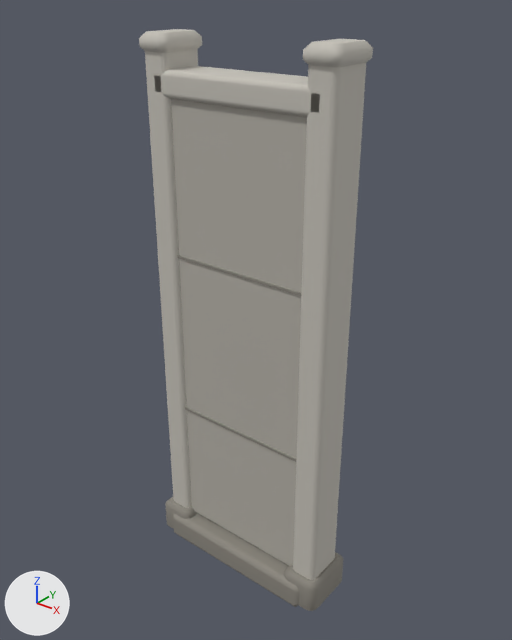
Two versions of the glTF model navigateur/export/unity/barriere_beton.glb, one commit apart.
The view is the same before and after, from a camera (50 mm lens) standing at (1.121, -1.37, 1.705) and looking at (0.001, 0.03, 0.837). The axes (+X, +Y, +Z) are drawn at lower left. The lights are the same throughout. The older version comes first. Vertices at exactly the same position are counted once.

Objects in the first picture: 'barriere_beton_cl.012', 'barriere_beton_cl_clair.012', 'barriere_beton_cl_sombre.012', 'poteau_d_beton_cl_clair.012', 'poteau_d_beton_cl_sombre.012', 'poteau_g_beton_cl_clair.012' and 1 more.
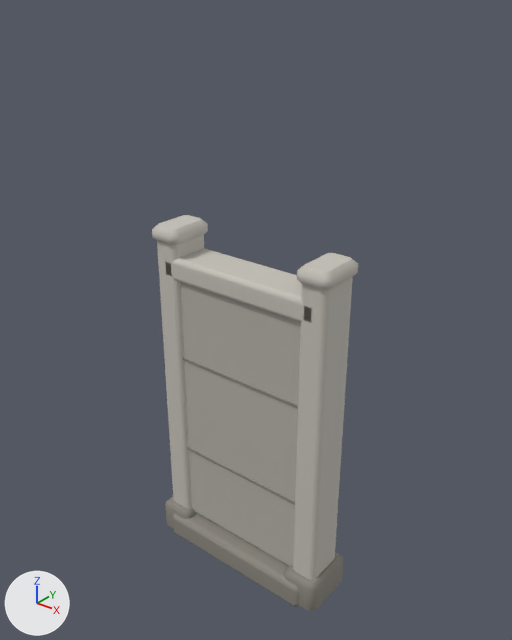
Boxes (x1, y1, x2, y2) around the edits, measured in the pictures (512 x 640 px):
'barriere_beton_cl.012', reshaped (11% narrower, 39% shorter): before (171, 99, 307, 566); after (180, 282, 301, 566)
'poteau_d_beton_cl_clair.012', mesh rescaled (19% narrower, 39% shorter): before (293, 39, 373, 580); after (293, 253, 358, 580)
'poteau_g_beton_cl_clair.012', mesh rescaled (11% narrower, 39% shorter): before (139, 29, 202, 508); after (152, 215, 208, 508)
'barriere_beton_cl_clair.012', moved: before (154, 66, 320, 117); after (166, 248, 312, 322)

The edits, one by one:
me_barriere_beton_cl_014 is used by ob_barriere_beton_cl_012; location (0.0, 0.0, 0.0).
me_barriere_beton_cl_014 had 96 vertices, 188 faces and spanned x -0.26..0.26, y -0.05..0.05, z 0.09..1.475.
me_barriere_beton_cl_014 now has 96 vertices, 188 faces and spans x -0.26..0.26, y -0.05..0.05, z 0.09..0.975.
me_barriere_beton_cl_014 part 1: all 48 vertices in x -0.26..0.26, y -0.05..0.05, z 1.465..1.475 are moved by (0.0, 0.0, -0.5).
me_barriere_beton_cl_clair_014 is used by ob_barriere_beton_cl_clair_012; location (0.0, 0.0, 0.0).
me_barriere_beton_cl_clair_014 had 96 vertices, 188 faces and spanned x -0.26..0.26, y -0.065..0.065, z 1.425..1.495.
me_barriere_beton_cl_clair_014 now has 96 vertices, 188 faces and spans x -0.26..0.26, y -0.065..0.065, z 0.925..0.995.
me_barriere_beton_cl_clair_014 part 2: the whole mesh is moved by (0.0, 0.0, -0.5).
me_poteau_d_beton_cl_clair_014 is used by ob_poteau_d_beton_cl_clair_012; location (0.0, 0.0, 0.0).
me_poteau_d_beton_cl_clair_014 had 192 vertices, 376 faces and spanned x 0.2..0.3, y -0.08..0.08, z 0.05..1.58.
me_poteau_d_beton_cl_clair_014 now has 192 vertices, 376 faces and spans x 0.2..0.3, y -0.08..0.08, z 0.05..1.08.
me_poteau_d_beton_cl_clair_014 part 3: the whole mesh is scaled about its middle by (1, 1, 0.666), then moved by (0.0, 0.0, -0.25).
me_poteau_g_beton_cl_clair_014 is used by ob_poteau_g_beton_cl_clair_012; location (0.0, 0.0, 0.0).
me_poteau_g_beton_cl_clair_014 had 192 vertices, 376 faces and spanned x -0.3..-0.2, y -0.08..0.08, z 0.05..1.58.
me_poteau_g_beton_cl_clair_014 now has 192 vertices, 376 faces and spans x -0.3..-0.2, y -0.08..0.08, z 0.05..1.08.
me_poteau_g_beton_cl_clair_014 part 4: the whole mesh is scaled about its middle by (1, 1, 0.666), then moved by (0.0, 0.0, -0.25).
